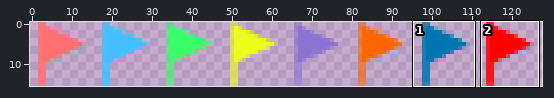
Sprite sheet: res/flags.png. Above: a wide view before the commit, with the close-up outlined.
Close-up. Before the commit:
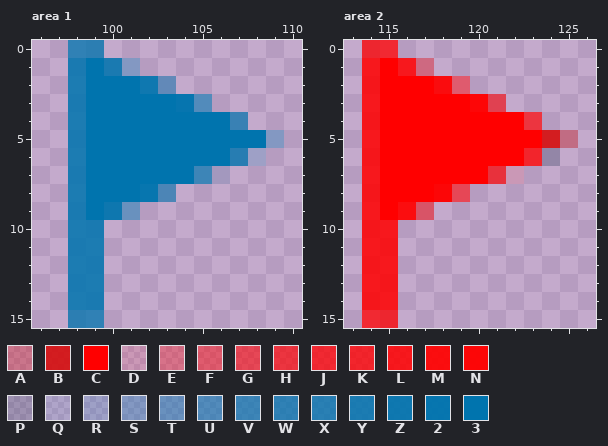
The file is 128x16 pixels. Pixels under 10% opacity are left out. Colours within 5 levels of each other are drawn and written as one. Shown: area 1: x 96..110, y 0..15; area 2: x 113..126, y 0..15. The commit also changed other parts of the picture, which this record leaves out.
Palette (. is transparent): A #d50e0e57  B #d50e0ee7  C #ff0000  D #ff00001b  E #ff000054  F #ff000076  G #ff000094  H #ff0000af  J #ff0000c1  K #ff0000c8  L #ff0000db  M #ff0000ec  N #ff0000f6  P #00293e31  Q #0074ae1b  R #0074ae31  S #0074ae54  T #0074ae76  U #0074ae94  V #0074aeaf  W #0074aec1  X #0074aec8  Y #0074aedb  Z #0074aeec  2 #0074aef6  3 #0074ae
Now the later version:
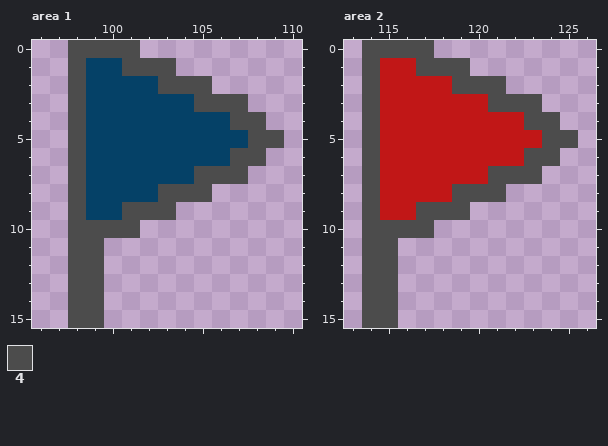
Colours new in this view: 4 #4c4c4c
What changed:
@@ palette @@
-3 #0074ae
+3 #054167
-C #ff0000
+C #c11717
--- area 1
@@ x 96..110 @@
- 0 ..WW...........
- 1 ..Y3YS.........
- 2 ..Y333ZT.......
- 3 ..Y333332U.....
- 4 ..Y33333333V...
- 5 ..Y3333333333S.
- 6 ..Y33333333XR..
- 7 ..Y333333VQ....
- 8 ..Y3332U.......
- 9 ..Y3ZT.........
-10 ..YY...........
-11 ..YY...........
-12 ..YY...........
-13 ..YY...........
-14 ..YY...........
-15 ..WW...........
+ 0 ..4444.........
+ 1 ..433444.......
+ 2 ..43333444.....
+ 3 ..4333333444...
+ 4 ..43333333344..
+ 5 ..433333333344.
+ 6 ..43333333344..
+ 7 ..4333333444...
+ 8 ..43333444.....
+ 9 ..433444.......
+10 ..4444.........
+11 ..44...........
+12 ..44...........
+13 ..44...........
+14 ..44...........
+15 ..44...........
--- area 2
@@ x 113..126 @@
- 0 .JJ...........
- 1 .LCLE.........
- 2 .LCCCMF.......
- 3 .LCCCCCNG.....
- 4 .LCCCCCCCCH...
- 5 .LCCCCCCCCCBA.
- 6 .LCCCCCCCCKP..
- 7 .LCCCCCCHD....
- 8 .LCCCNG.......
- 9 .LCMF.........
-10 .LL...........
-11 .LL...........
-12 .LL...........
-13 .LL...........
-14 .LL...........
-15 .JJ...........
+ 0 .4444.........
+ 1 .4CC444.......
+ 2 .4CCCC444.....
+ 3 .4CCCCCC444...
+ 4 .4CCCCCCCC44..
+ 5 .4CCCCCCCCC44.
+ 6 .4CCCCCCCC44..
+ 7 .4CCCCCC444...
+ 8 .4CCCC444.....
+ 9 .4CC444.......
+10 .4444.........
+11 .44...........
+12 .44...........
+13 .44...........
+14 .44...........
+15 .44...........
Boxes around the changes in both close-ups, in picture pixels (x1, y1, x2, y2):
changed: (68, 40, 284, 328)
changed: (362, 40, 578, 328)
